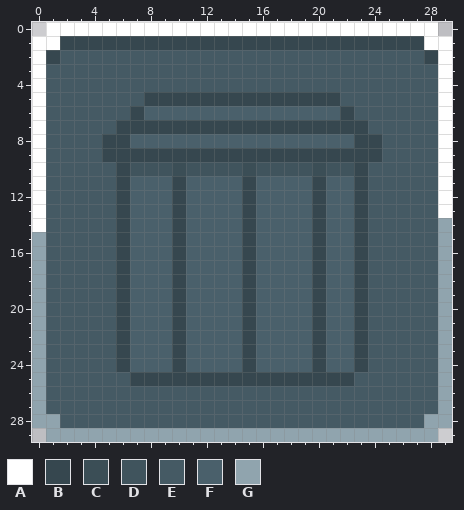
Pixel-art file: Art/inventory_destroy_slot.aseprite. Above: the version before the commit.
30x30 pixels, 1 frame. Colours within 5 levels of each other are drawn and written as one.
Palette (. is transparent): A #ffffff  B #36474f  C #3b4e56  D #40545d  E #455a64  F #4a606b  G #90a4ae
And afterwards:
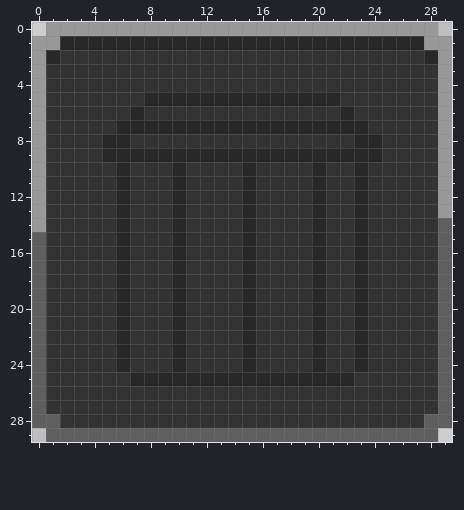
The edit:
layer "Layer 3" removed
Colour A changes from #ffffff to #999999.
Colour B changes from #36474f to #282828.
Colour E changes from #455a64 to #333333.
Colour G changes from #90a4ae to #5f5f5f.
Layer "Layer 2":
Colour C gives way to colour B in row 10 at x 10, 15 and 20.
Colour D gives way to colour E in row 10 at x 7 to 9, 11 to 14, 16 to 19 and 21 to 22.
Colour F gives way to colour E in row 6 at x 8 to 21; in row 8 at x 7 to 22; in rows 11 to 24 at x 7 to 9, 11 to 14, 16 to 19 and 21 to 22.
Pixel boxes of the changes (left, top, right, bottom) in both pictures:
changed: (32, 22, 452, 442)
